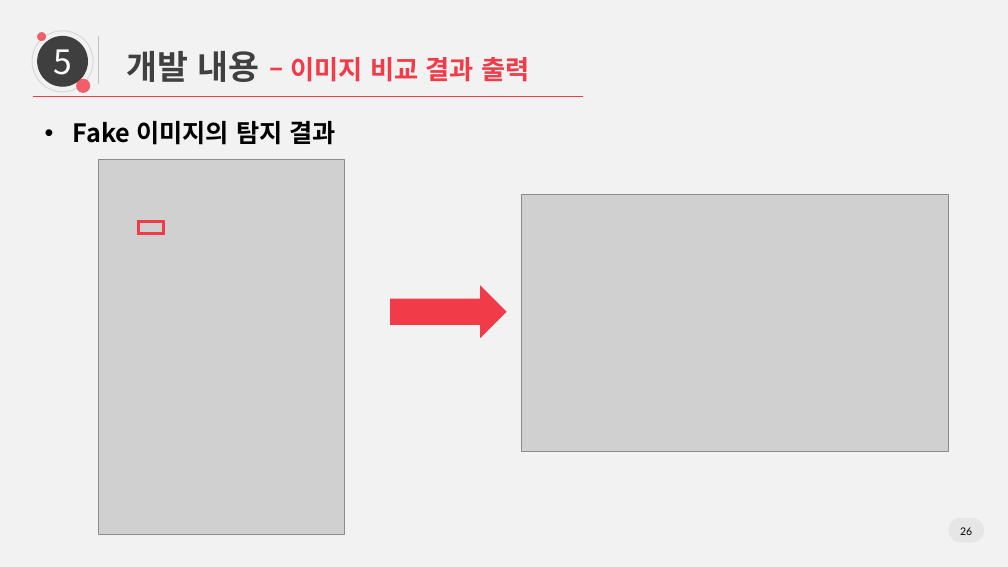
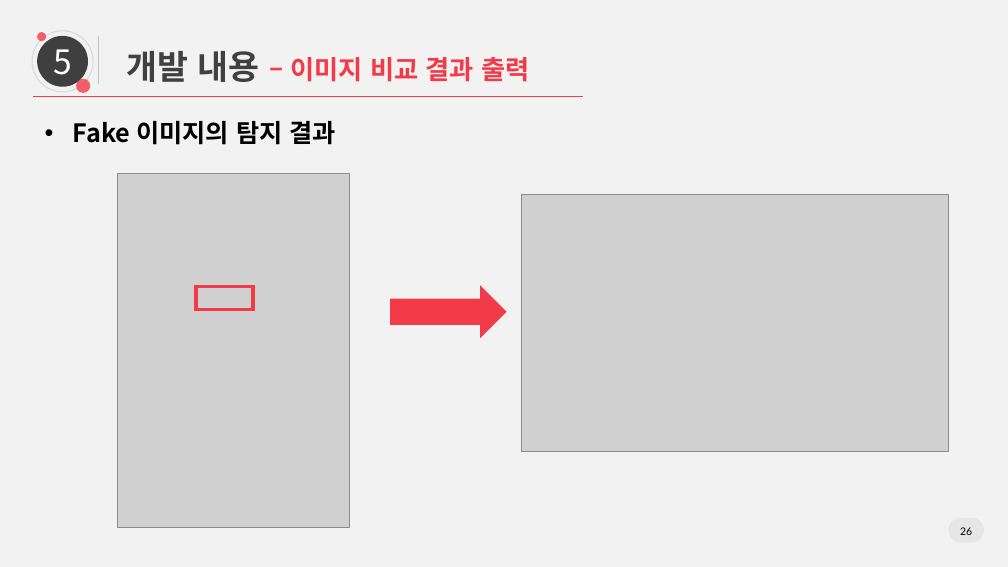
Before and after one commit to yjinsol/grad_project, a slide deck: slide 26 of Docs/20190625_졸업논문 최종발표/0625 논문 최종발표_v2.pptx. Drawn at 1008x567 pixels with LibreOffice and Linux fonts; fonts in the diff are those of the drawing; grey boxes stand for pictures. Boxes give left, top, right and bottom in pixels: in the first picture for what was removed or moved away, otherwise in the second. Text is boxed around its words. In the diff, an @@ line names an element or a change of style, - is before the commit and + after.

```diff
--- a/Docs/20190625_졸업논문 최종발표/0625 논문 최종발표_v2.pptx
+++ b/Docs/20190625_졸업논문 최종발표/0625 논문 최종발표_v2.pptx
@@ picture: place and size @@
-picture at (98,160,344,534)
+picture at (117,174,350,528)
@@ rectangle removed at (139,222,164,233) @@
@@ rectangle added at (196,287,253,309), outline #F23B48 3 pt @@
```
Also in this commit, not shown: 4 other slides changed.
